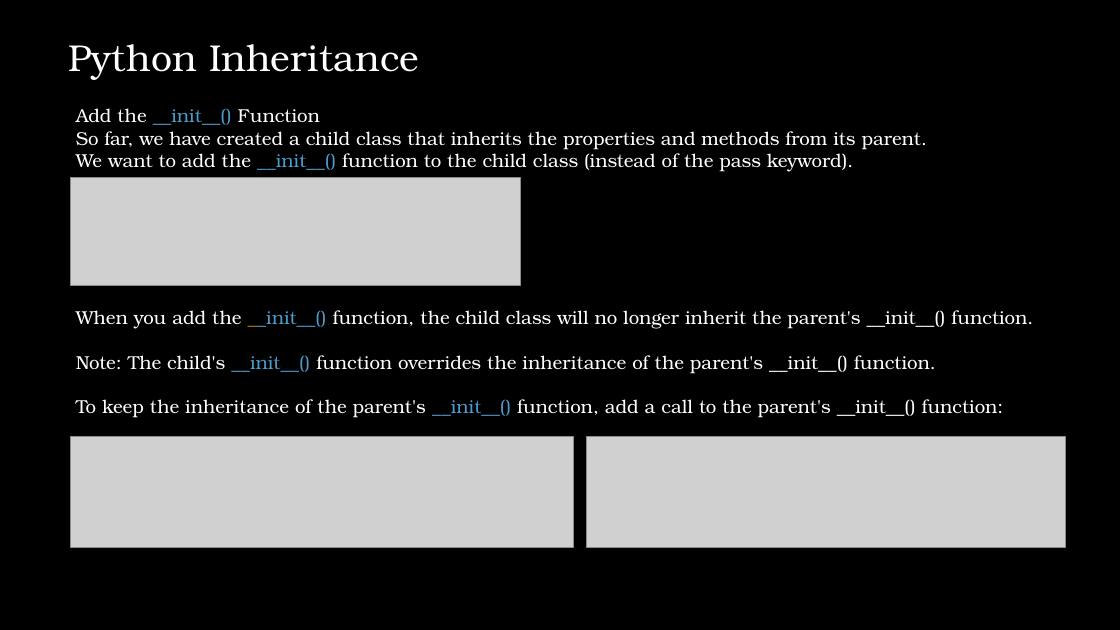
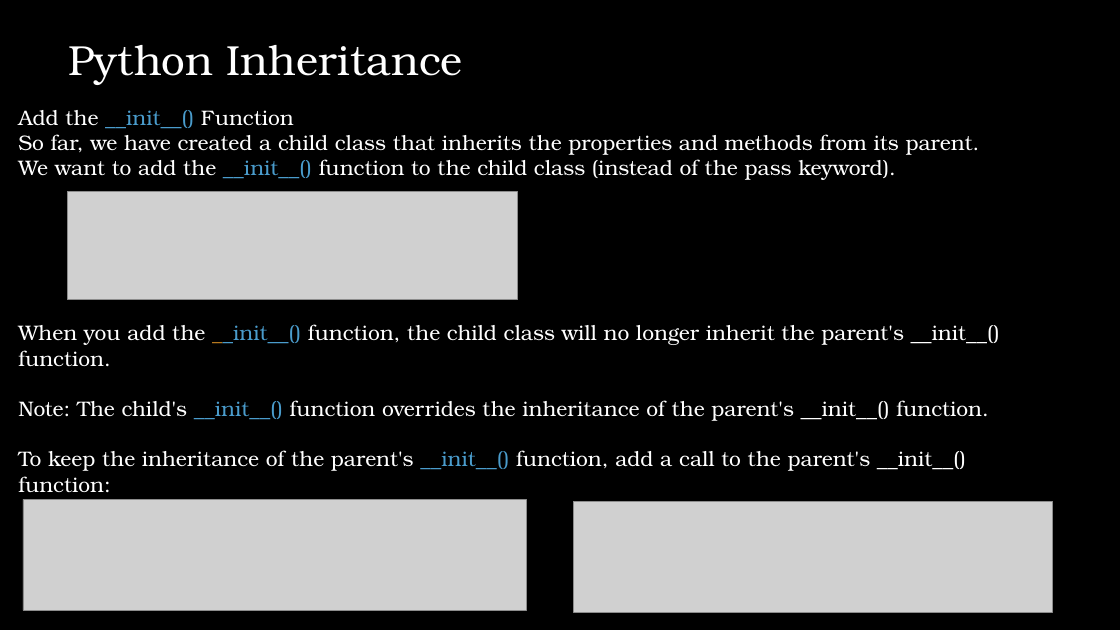
Before and after one commit to IlanSimchon/OOP_2023_Ariel, a slide deck: slide 22 of TA 6/advanced python.pptx. Drawn at 1120x630 pixels with LibreOffice and Linux fonts; fonts in the diff are those of the drawing; grey boxes stand for pictures; background and template pictures are left out. Boxes give left, top, right and bottom in pixels: in the first picture for what was removed or moved away, otherwise in the second. Text is boxed around its words. In the diff, an @@ line names an element or a change of style, - is before the commit and + after.

```diff
--- a/TA 6/advanced python.pptx
+++ b/TA 6/advanced python.pptx
@@ text "Python Inheritance" at (x1=69, y1=45, x2=463, y2=85): size 32 to 36 pt @@
@@ text "Add the __init__() Function" moved from (x1=76, y1=108, x2=1033, y2=418) to (x1=18, y1=110, x2=1000, y2=471) @@
@@ text "Add the __init__() Function" at (x1=18, y1=110, x2=1000, y2=471): size 16 to 18 pt @@
@@ picture moved from (x1=71, y1=177, x2=521, y2=286) to (x1=67, y1=192, x2=518, y2=300) @@
@@ picture moved from (x1=71, y1=436, x2=574, y2=547) to (x1=23, y1=500, x2=526, y2=611) @@
@@ picture moved from (x1=586, y1=436, x2=1066, y2=547) to (x1=573, y1=502, x2=1053, y2=613) @@
```
Also in this commit, not shown: 25 other slides changed, 3 slides added, 4 slides removed.
